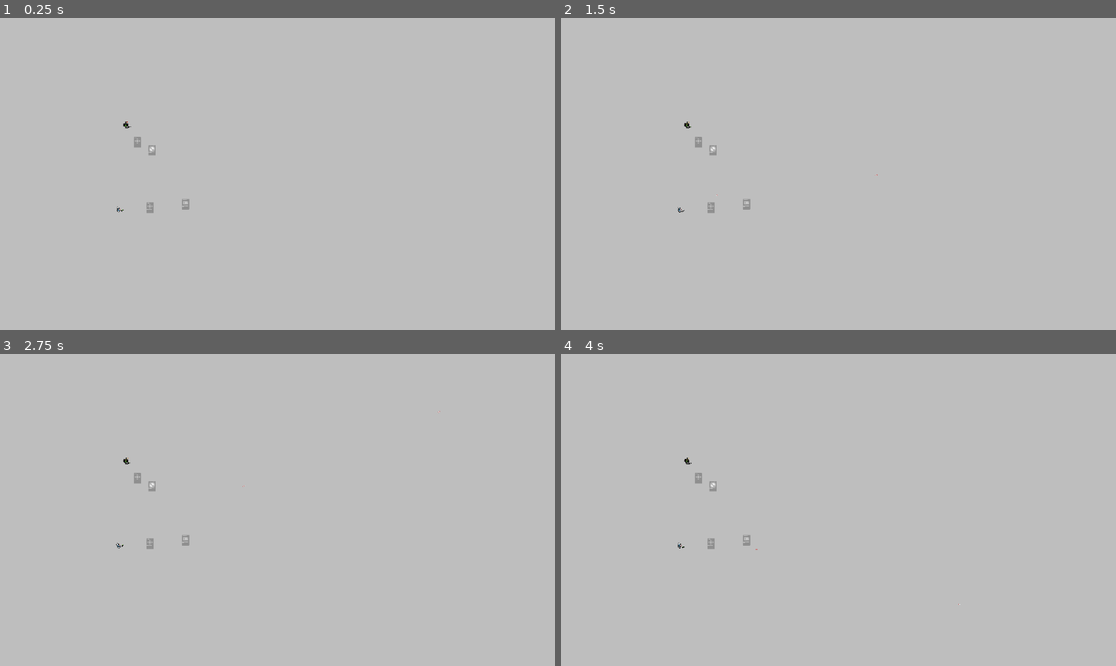
Above: before the commit, frames 1-4 (two rows, left to right).
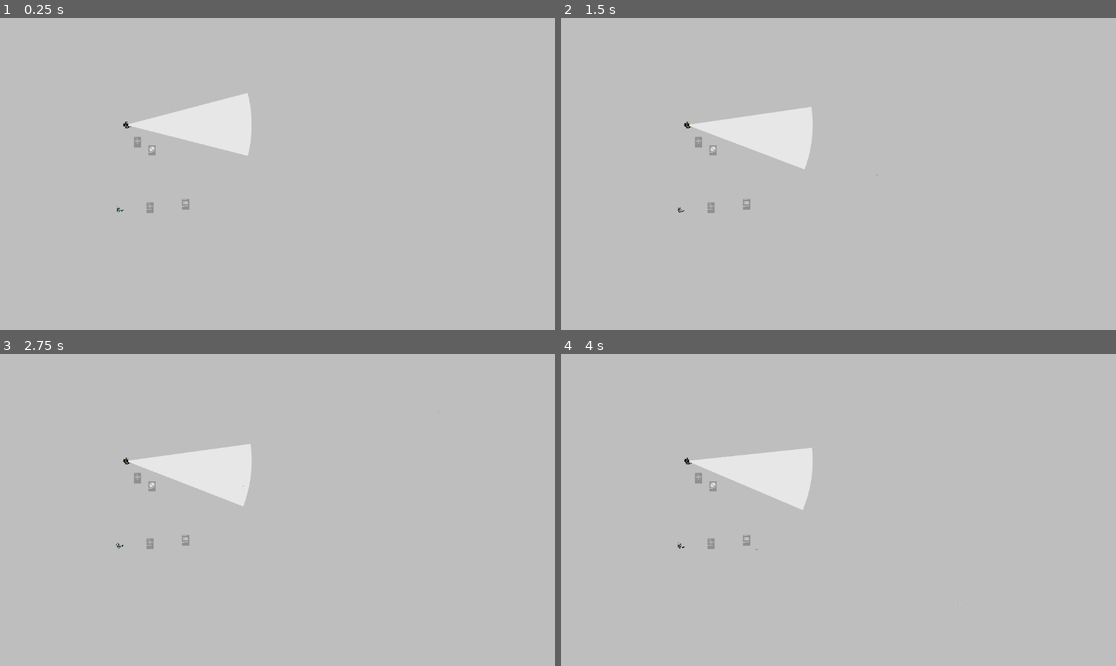
Above: after the commit, the same moments.

Repository: hpi-swa-lab/syntactic-shuffle
Game: Godot game, scene res://game_test.tscn
Two runs of this game, one before a commit and one after it. Both use one fixed random seed, a clock stepped at 60 frames per second and the inputs below. This scene is started directly instead of the project's main scene. The engine's default icon, where the game draws it, is replaced by a stand-in: a white triangle on a blue panel in a dark square.
Inputs (mouse positions are in pixels of both pictures, inside the frame that each line leads up to):
- Up to frame 1 (0.25 s): no input
- Up to frame 2 (1.5 s): move the mouse to (960, 158) at 0.52 s; click (960, 158) at 0.67 s; drag from (727, 189) to (810, 236) at 1.27 s
- Up to frame 3 (2.75 s): move the mouse to (333, 441) at 2.02 s; click (333, 441) at 2.17 s
- Up to frame 4 (4 s): drag from (810, 572) to (810, 485) at 2.77 s; tap Enter at 3.5 s; move the mouse to (1005, 556) at 3.52 s; click (1005, 556) at 3.67 s

The runs differ from the first frame. In frame 1, 2.3% of the frame differs, in the area x 23-46%, y 24-45%; in frame 2, 2.3%, in the area x 23-46%, y 28-49%; in frame 3, 2.3%; in frame 4, 2.3%.

Commit message:
add procedural light texture

Diff:
--- /dev/null
+++ b/circle_sector.gd
@@ -0,0 +1,11 @@
+extends Node2D
+
+@export var radius = 512
+@export var degrees = 30
+
+func _draw() -> void:
+	draw_rect(Rect2(-radius, -radius, 2 * radius, 2 * radius), Color.BLACK)
+	var points = [Vector2.ZERO]
+	for degree in range(degrees * -0.5, degrees * 0.5):
+		points.append(Vector2.from_angle(deg_to_rad(degree)) * radius)
+	draw_colored_polygon(PackedVector2Array(points), Color.WHITE)
--- /dev/null
+++ b/circle_sector.tscn
@@ -0,0 +1,7 @@
+[gd_scene load_steps=2 format=3 uid="uid://djiwcyfv14o2q"]
+
+[ext_resource type="Script" uid="uid://ceth1tok5cy75" path="res://circle_sector.gd" id="1_5n7uu"]
+
+[node name="CircleSector" type="Node2D"]
+position = Vector2(-6, -4)
+script = ExtResource("1_5n7uu")
--- a/fov.gd
+++ b/fov.gd
@@ -2,9 +2,36 @@
 
 signal spots(object: Object)
 
+@export var degrees = 30
+
+func _ready() -> void:
+	var viewport = SubViewport.new()
+	RenderingServer.viewport_set_active(viewport.get_viewport_rid(), true)
+	add_child(viewport)
+	viewport.size = Vector2i(1024, 1024)
+	var circle_sector = preload("res://circle_sector.tscn").instantiate()
+	circle_sector.radius = viewport.size.x / 2
+	circle_sector.position = viewport.size / 2
+	circle_sector.degrees = degrees
+	viewport.add_child(circle_sector)
+	var image = await render_subviewport(viewport)
+	$PointLight2D.texture = ImageTexture.create_from_image(image)
+	viewport.queue_free()
+
+func render_subviewport(subviewport: SubViewport) -> Image:
+	var scene_tree = Engine.get_main_loop() as SceneTree
+	var root_viewport = scene_tree.root.get_viewport_rid()
+	RenderingServer.viewport_set_active(root_viewport, false)
+
+	RenderingServer.viewport_set_update_mode(subviewport.get_viewport_rid(), RenderingServer.VIEWPORT_UPDATE_ONCE)
+	RenderingServer.force_draw()
+	RenderingServer.viewport_set_active(root_viewport, true)
+	await RenderingServer.frame_post_draw
+	return subviewport.get_texture().get_image()
+
 func _physics_process(delta: float) -> void:
 	var hit = {}
-	for offset in range(-30, 30):
+	for offset in range(degrees * -0.5, degrees * 0.5):
 		$RayCast2D.rotation_degrees = 180 + offset
 		$RayCast2D.force_raycast_update()
 		if $RayCast2D.is_colliding():
--- a/fov.tscn
+++ b/fov.tscn
@@ -6,6 +6,7 @@
 script = ExtResource("1_dx18s")
 
 [node name="PointLight2D" type="PointLight2D" parent="."]
+rotation = -1.5708
 energy = 0.2
 shadow_enabled = true
 
Not shown, added: circle_sector.gd.uid
